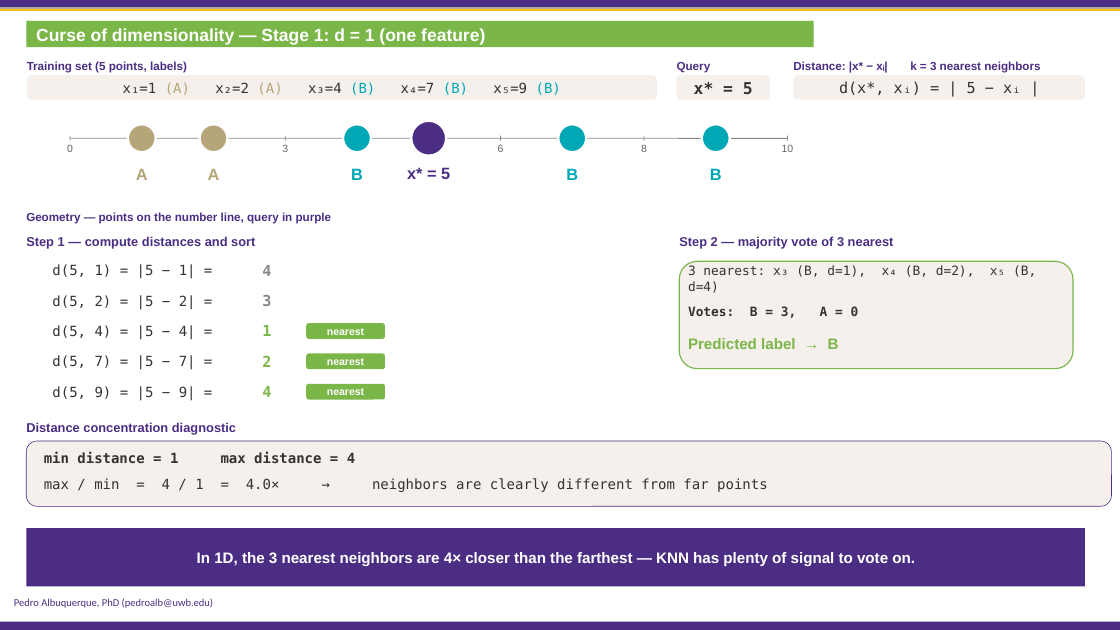
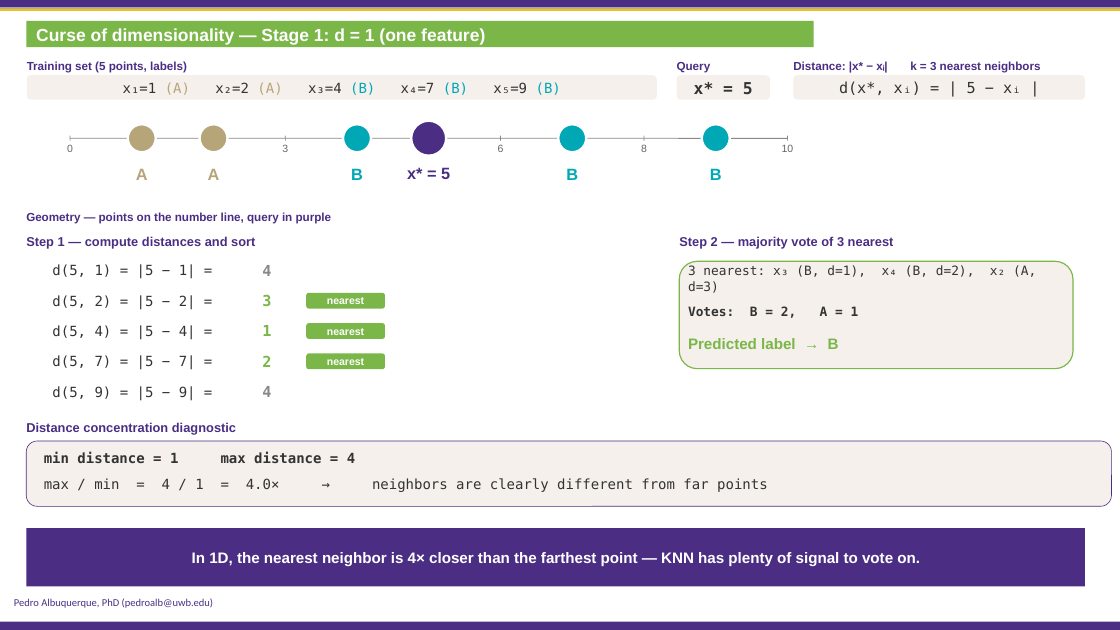
Before and after one commit to PedroBSB/BDATA412, a slide deck: slide 14 of 01 - Advanced Data Visualization.pptx. Drawn at 1120x630 pixels with LibreOffice and Linux fonts; fonts in the diff are those of the drawing; background and template pictures are left out. Boxes give left, top, right and bottom in pixels: in the first picture for what was removed or moved away, otherwise in the second. Text is boxed around its words. In the diff, an @@ line names an element or a change of style, - is before the commit and + after.

```diff
--- a/01 - Advanced Data Visualization.pptx
+++ b/01 - Advanced Data Visualization.pptx
@@ text at (688,265,1036,277): text changed @@
-3 nearest: x₃ (B, d=1), x₄ (B, d=2), x₅ (B, d=4)
+3 nearest: x₃ (B, d=1), x₄ (B, d=2), x₂ (A, d=3)
@@ text "3" at (262,294,271,306): text colour #888888 to #7AB648 @@
@@ rounded rectangle "nearest": place and size @@
-rounded rectangle "nearest" at (307,384,386,400)
+rounded rectangle "nearest" at (307,293,386,309)
@@ text at (688,305,859,319): text changed @@
-Votes: B = 3, A = 0
+Votes: B = 2, A = 1
@@ text "4" at (262,386,271,397): text colour #7AB648 to #888888 @@
@@ text in rectangle at (192,552,920,566): text changed @@
-In 1D, the 3 nearest neighbors are 4× closer than the farthest — KNN has plenty of signal to vote on.
+In 1D, the nearest neighbor is 4× closer than the farthest point — KNN has plenty of signal to vote on.
```
Also in this commit, not shown: 19 other slides changed.
